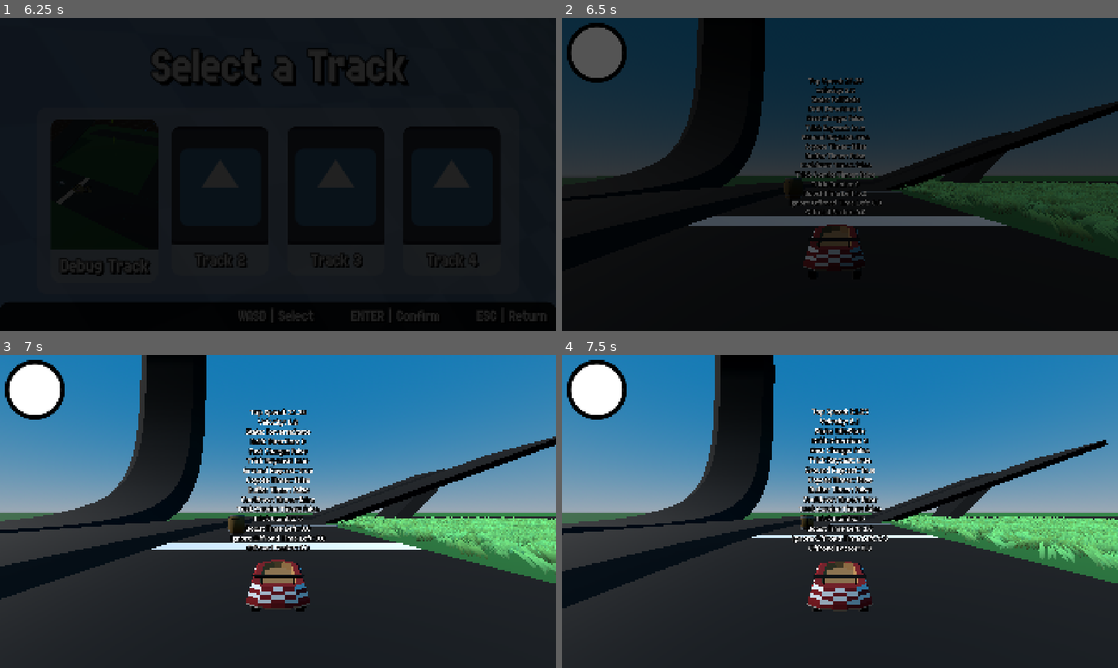
Above: before the commit, frames 1-4 (two rows, left to right).
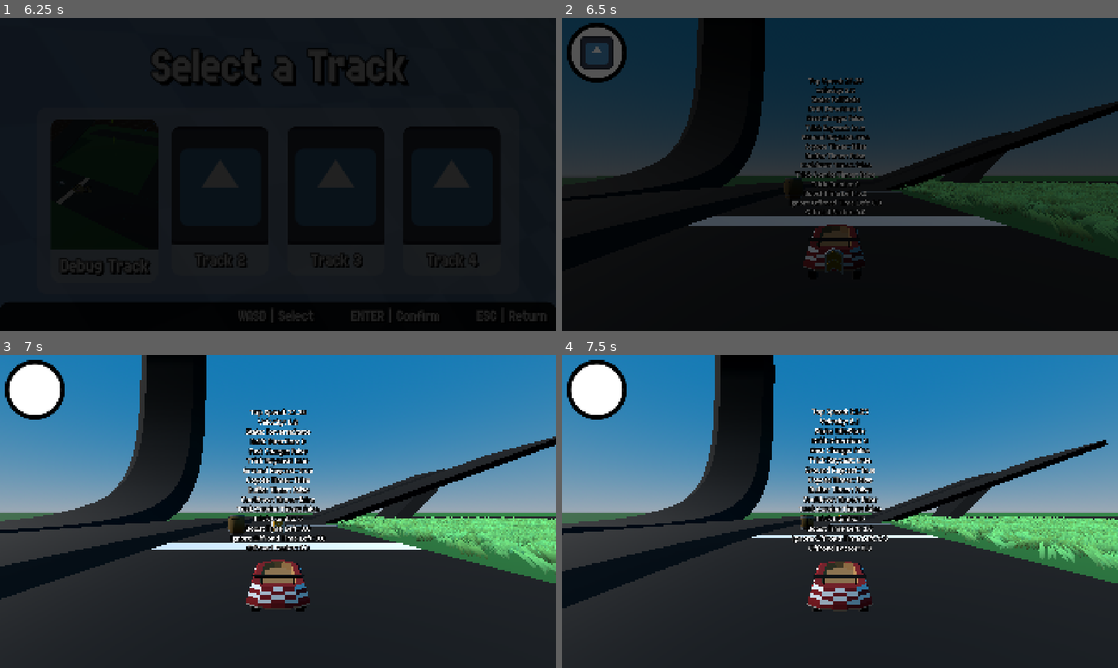
Above: after the commit, the same moments.

Repository: CISC-486-Game-Development-Project/cisc-486-game-development-project
Game: Godot game, scene res://Scenes/Menus/TitleScreen/title_screen.tscn
Two runs of this game, one before a commit and one after it. Both use one fixed random seed, a clock stepped at 60 frames per second and the inputs below. The engine's default icon, where the game draws it, is replaced by a stand-in: a white triangle on a blue panel in a dark square. Sound files missing from this copy of the repository are replaced by a short silence.
Inputs (mouse positions are in pixels of both pictures, inside the frame that each line leads up to):
- Up to frame 1 (6.25 s): tap Enter (ui_accept) at 0.5, 0.77, 4.52 s; move the mouse to (400, 158) at 0.52 s; hold D (Right) 0.53-1.25 s; tap E (Item) at 0.6, 3.05, 4.55 s; click (400, 158) at 0.67 s; drag from (166, 190) to (250, 237) at 1.27 s; click "Singleplayer" at 2 s; move the mouse to (333, 105) at 2.77 s; hold D (Right) 2.78-3.5 s; tap Left (CameraLeft) at 2.85 s; drag from (250, 237) to (111, 127) at 3.52 s; move the mouse to (444, 221) at 4.27 s; hold A (Left) 4.28-5 s; tap Up (CameraUp) at 4.35 s; drag from (111, 127) to (194, 96) at 5.02 s; click (105, 199) at 5.75 s
- Up to frame 2 (6.5 s): no input
- Up to frame 3 (7 s): move the mouse to (305, 511) at 6.52 s; hold S (Backward) from 6.53 s (still down); tap E (Item) at 6.6 s; click (305, 511) at 6.67 s
- Up to frame 4 (7.5 s): release S (Backward) at 7.25 s; drag from (756, 433) to (728, 527) at 7.27 s

Frame 1 is identical in both runs. In frame 2, 0.7% of the frame differs, in the area x 3-51%, y 5-81%; in frame 3, less than 0.1%; in frame 4, less than 0.1%.

Commit message:
Replaced Item Extends with ItemType
Sorry I messed around with the item stuff again while trying to add the consumable type for boost items, the extended scripts will only be useful at all if we manage to get a callable/function for spawning entities working so for now this should be fine and won't break anything.

Diff:
--- a/Components/ItemHandler/item_handler.gd
+++ b/Components/ItemHandler/item_handler.gd
@@ -44,8 +44,8 @@
 	var new_item := held_item.entity.instantiate()
 	get_tree().current_scene.add_child(new_item)
 
-	# Place in front of kart and set facing direction if item is to be thrown
-	if held_item is ThrowableItem:
+	# Place in front of kart and set facing direction
+	if held_item.type == Item.ItemType.THROWABLE:
 		new_item.rotation.y = kart.rotation.y
 		new_item.global_position = kart.global_position + -kart.global_basis.z * spawn_distance + kart.global_basis.y
 
--- a/Entities/Items/shell.tscn
+++ b/Entities/Items/shell.tscn
@@ -2,7 +2,7 @@
 
 [ext_resource type="Script" uid="uid://dmptb23tryr46" path="res://Entities/Items/shell.gd" id="1_cqlpn"]
 [ext_resource type="PackedScene" uid="uid://dny4f0rj2rv2i" path="res://Scenes/ItemModels/boost.tscn" id="2_rvysw"]
-[ext_resource type="Script" uid="uid://daex734a4hoq0" path="res://Entities/Kart3D/alignment_handler.gd" id="3_rvysw"]
+[ext_resource type="Script" uid="uid://daex734a4hoq0" path="res://Components/AlignmentHandler/alignment_handler.gd" id="3_rvysw"]
 [ext_resource type="Script" uid="uid://t1pg06mo513h" path="res://Components/StateMachine/state_machine.gd" id="4_q84gw"]
 [ext_resource type="Script" uid="uid://b3yj5o2tso00m" path="res://Components/StateMachine/States/idle_state.gd" id="5_0upje"]
 [ext_resource type="Script" uid="uid://l1hrvfthq543" path="res://Components/StateMachine/state_transition.gd" id="6_kgetp"]
--- a/Entities/Kart3D/kart_3d.tscn
+++ b/Entities/Kart3D/kart_3d.tscn
@@ -20,7 +20,7 @@
 [ext_resource type="Script" uid="uid://bbrw2uverowic" path="res://Components/StateMachine/States/hop_state.gd" id="10_4muo4"]
 [ext_resource type="Script" uid="uid://b2lqg5xhq7se0" path="res://Components/StateMachine/States/drift_state.gd" id="11_y2xwn"]
 [ext_resource type="Script" uid="uid://bmua4qbuf0vev" path="res://Components/StateMachine/States/trick_state.gd" id="12_kwn18"]
-[ext_resource type="Script" uid="uid://daex734a4hoq0" path="res://Entities/Kart3D/alignment_handler.gd" id="13_mehc1"]
+[ext_resource type="Script" uid="uid://daex734a4hoq0" path="res://Components/AlignmentHandler/alignment_handler.gd" id="13_mehc1"]
 [ext_resource type="Script" uid="uid://cwmiqdt31xlsm" path="res://Components/StateMachine/States/air_trick_state.gd" id="19_7apc5"]
 [ext_resource type="Script" uid="uid://b3ataw1etlka7" path="res://Components/StateMachine/States/hit_state.gd" id="21_1byyu"]
 [ext_resource type="Script" uid="uid://dlqoia1hk0gw8" path="res://Components/GrassDisplacer/grass_displacer.gd" id="21_q7q2k"]
@@ -272,8 +272,7 @@
 
 [node name="AnimationPivot" type="Node3D" parent="KartModel" unique_id=640171345]
 
-[node name="DebugKart" parent="KartModel/AnimationPivot" unique_id=142078105 node_paths=PackedStringArray("collision_shape_3d") instance=ExtResource("2_7apc5")]
-collision_shape_3d = NodePath("Hurtbox/CollisionShape3D")
+[node name="DebugKart" parent="KartModel/AnimationPivot" unique_id=142078105 instance=ExtResource("2_7apc5")]
 
 [node name="CollisionShape3D" type="CollisionShape3D" parent="." unique_id=562479446]
 
@@ -342,7 +341,7 @@
 script = ExtResource("21_q7q2k")
 metadata/_custom_type_script = "uid://dlqoia1hk0gw8"
 
-[node name="AlignmentHandler2" type="Node" parent="." unique_id=1629223168 node_paths=PackedStringArray("body", "model", "ground_ray_cast_3d")]
+[node name="AlignmentHandler" type="Node" parent="." unique_id=1629223168 node_paths=PackedStringArray("body", "model", "ground_ray_cast_3d")]
 script = ExtResource("13_mehc1")
 body = NodePath("..")
 model = NodePath("../KartModel")
--- a/Entities/PlayerKart3D/player_kart_3d.tscn
+++ b/Entities/PlayerKart3D/player_kart_3d.tscn
@@ -3,7 +3,6 @@
 [ext_resource type="PackedScene" uid="uid://btx1e5pbmrm5b" path="res://Entities/Kart3D/kart_3d.tscn" id="1_u0n23"]
 [ext_resource type="PackedScene" uid="uid://bpt5weu81habv" path="res://Components/CameraController/camera_controller.tscn" id="2_q6jvo"]
 [ext_resource type="Script" uid="uid://8saf5fuicdvx" path="res://Components/InputHandler/player_input_handler.gd" id="3_u0n23"]
-[ext_resource type="Resource" path="res://Resources/Items/test_throwable.tres" id="4_lj2u5"]
 [ext_resource type="Script" uid="uid://dhsxlbjlxptmw" path="res://Scenes/Menus/PlayerHUD/item_ui.gd" id="4_so3bv"]
 
 [sub_resource type="StyleBoxFlat" id="StyleBoxFlat_t4f5k"]
@@ -28,9 +27,6 @@
 [node name="PlayerInputHandler" type="Node" parent="." index="13" unique_id=943662880]
 script = ExtResource("3_u0n23")
 metadata/_custom_type_script = "uid://8saf5fuicdvx"
-
-[node name="ItemHandler" parent="." index="15" unique_id=1682402239]
-debug_item = ExtResource("4_lj2u5")
 
 [node name="PlayerHUD" type="CanvasLayer" parent="." index="17" unique_id=173010069]
 
--- /dev/null
+++ b/Resources/Items/boost.tres
@@ -0,0 +1,12 @@
+[gd_resource type="Resource" script_class="Item" format=3 uid="uid://cpe1ww3c6snam"]
+
+[ext_resource type="PackedScene" uid="uid://dny4f0rj2rv2i" path="res://Scenes/ItemModels/boost.tscn" id="1_2y2j6"]
+[ext_resource type="Script" uid="uid://chs4os1f4g6eo" path="res://Resources/Items/item.gd" id="1_ahpc6"]
+[ext_resource type="Texture2D" uid="uid://cvghihc6ydnvl" path="res://Assets/2D/Sprites/BoostPanel/arrow.png" id="3_nu8ml"]
+
+[resource]
+script = ExtResource("1_ahpc6")
+name = "Boost"
+texture = ExtResource("3_nu8ml")
+model = ExtResource("1_2y2j6")
+metadata/_custom_type_script = "uid://chs4os1f4g6eo"
--- a/Resources/Items/equippable_item.gd
+++ /dev/null
@@ -1,5 +0,0 @@
-## A data class for storing behaviour for equippable items.
-class_name EquippableItem
-extends Item
-
-@export var equip_duration: float ## The time this item lasts while equipped.
--- a/Resources/Items/item.gd
+++ b/Resources/Items/item.gd
@@ -2,8 +2,11 @@
 class_name Item
 extends Resource
 
+enum ItemType { CONSUMABLE, EQUIPPABLE, THROWABLE }
+
 # Export Vars
 @export var name: String ## The name of the item.
+@export var type: ItemType ## The type of the item.
 @export var texture: Texture ## The texture for the item. To be displayed in UI elements.
 @export var model: PackedScene ## The model for the item. Should contain a mesh and hitbox if required.
 @export var entity: PackedScene ## The entity for the item. Should define the behaviour for when this item exists in the world if required.
--- a/Resources/Items/shell.tres
+++ b/Resources/Items/shell.tres
@@ -1,14 +1,15 @@
-[gd_resource type="Resource" script_class="ThrowableItem" format=3 uid="uid://22igdfdt2thb"]
+[gd_resource type="Resource" script_class="Item" format=3 uid="uid://c3un73a4jn8jp"]
 
+[ext_resource type="Script" uid="uid://chs4os1f4g6eo" path="res://Resources/Items/item.gd" id="1_6u84x"]
 [ext_resource type="PackedScene" uid="uid://c5wm052o3f1dg" path="res://Entities/Items/shell.tscn" id="1_qwkww"]
 [ext_resource type="PackedScene" uid="uid://dny4f0rj2rv2i" path="res://Scenes/ItemModels/boost.tscn" id="2_nor1d"]
-[ext_resource type="Script" uid="uid://3850ohww3gvc" path="res://Resources/Items/throwable_item.gd" id="3_senxa"]
 [ext_resource type="Texture2D" uid="uid://be457kbv51483" path="res://Assets/2D/Sprites/icon.svg" id="4_8efwr"]
 
 [resource]
-script = ExtResource("3_senxa")
+script = ExtResource("1_6u84x")
 name = "Shell"
+type = 2
 texture = ExtResource("4_8efwr")
 model = ExtResource("2_nor1d")
 entity = ExtResource("1_qwkww")
-metadata/_custom_type_script = "uid://3850ohww3gvc"
+metadata/_custom_type_script = "uid://chs4os1f4g6eo"
--- a/Resources/Items/throwable_item.gd
+++ /dev/null
@@ -1,3 +0,0 @@
-## A data class for storing behaviour for throwable items.
-class_name ThrowableItem
-extends Item
Renamed: Entities/Kart3D/alignment_handler.gd -> Components/AlignmentHandler/alignment_handler.gd
Renamed: Entities/Kart3D/alignment_handler.gd.uid -> Components/AlignmentHandler/alignment_handler.gd.uid
Not shown: 1 places in Entities/Kart3D/kart_3d.tscn that only renumber resources
Not shown, removed: Resources/Items/equippable_item.gd.uid
Not shown, removed: Resources/Items/throwable_item.gd.uid
